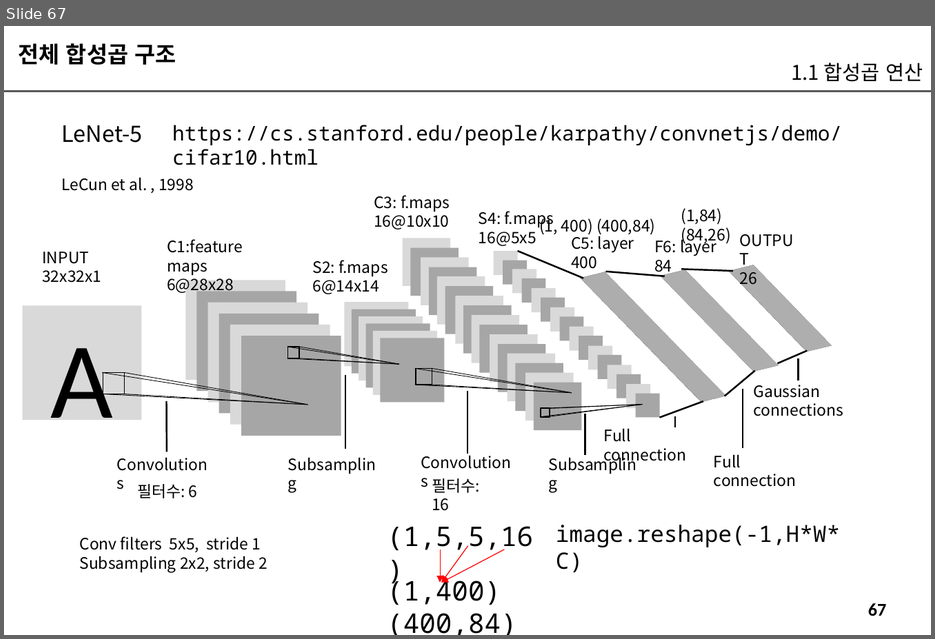
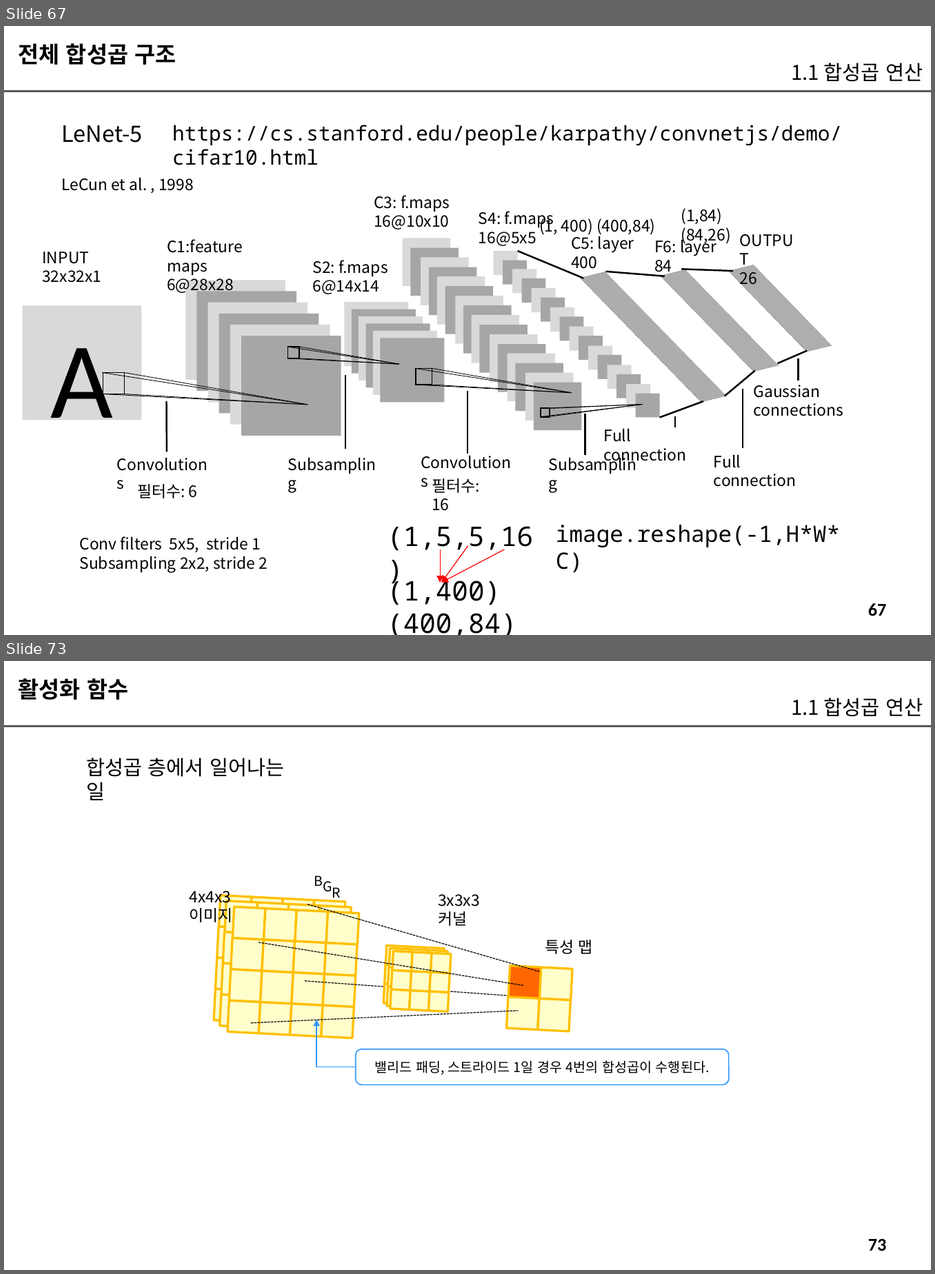
Before and after one commit to imguru-mooc/AI_CNN, a slide deck: CNN_교재_판서.pptx. Shown one above the other, each under a label of ours: slide 67 before the commit, slides 67 and 73 after it; the slides between them are not shown. The pictures are 935x639 and 935x1274 pixels, drawn with LibreOffice and Linux fonts; fonts in the diff are those of the drawing. Boxes give left, top, right and bottom in pixels: in the first picture for what was removed or moved away, otherwise in the second. Text is boxed around its words. In the diff, an @@ line names an element or a change of style, - is before the commit and + after.

```diff
--- a/CNN_교재_판서.pptx
+++ b/CNN_교재_판서.pptx
@@ slide 73 added at [4,661,931,1270], background #FFFFFF; not listed: 2 template elements that a slide beside it also shows @@
@@ text added at [18,678,128,700], 20 pt, text #000000, bold @@
+활성화 함수
@@ text added at [791,698,923,717], 18 pt, text #000000 @@
+1.1 합성곱 연산
@@ text added at [86,758,284,777], 18 pt, text #000000 @@
+합성곱 층에서 일어나는 일
@@ text added at [314,876,323,886], 12 pt, text #000000 @@
+B
@@ text added at [323,881,332,892], 12 pt, text #000000 @@
+G
@@ text added at [332,887,341,902], 12 pt, text #000000 @@
+R
@@ text added at [190,891,233,925], 14 pt, text #000000 @@
+4x4x3
+이미지
@@ line added from (308, 905) to (540, 972), #000000 0.75 pt dashed @@
@@ text added at [438,894,480,926], 14 pt, text #000000 @@
+3x3x3
+커널
@@ line added from (258, 942) to (524, 986), #000000 0.75 pt dashed @@
@@ text added at [545,940,593,954], 14 pt, text #000000 @@
+특성 맵
@@ line added from (304, 981) to (542, 998), #000000 0.75 pt dashed @@
@@ group added at [383,945,451,1012]: 27 rectangles @@
@@ line added from (251, 1023) to (518, 1011), #000000 0.75 pt dashed @@
@@ group added at [214,896,359,1038]: 48 rectangles @@
@@ group added at [507,965,573,1032]: 4 rectangles @@
@@ elbow arrow added from (356, 1067) to (317, 1019), #3399FF 1 pt @@
@@ rounded rectangle added at [356,1049,729,1085], outline #3399FF 1 pt, 12 pt, text #000000 @@
+밸리드 패딩, 스트라이드 1일 경우 4번의 합성곱이 수행된다.
```
Also in this commit, not shown: 9 slides changed, 125 other slides added.
